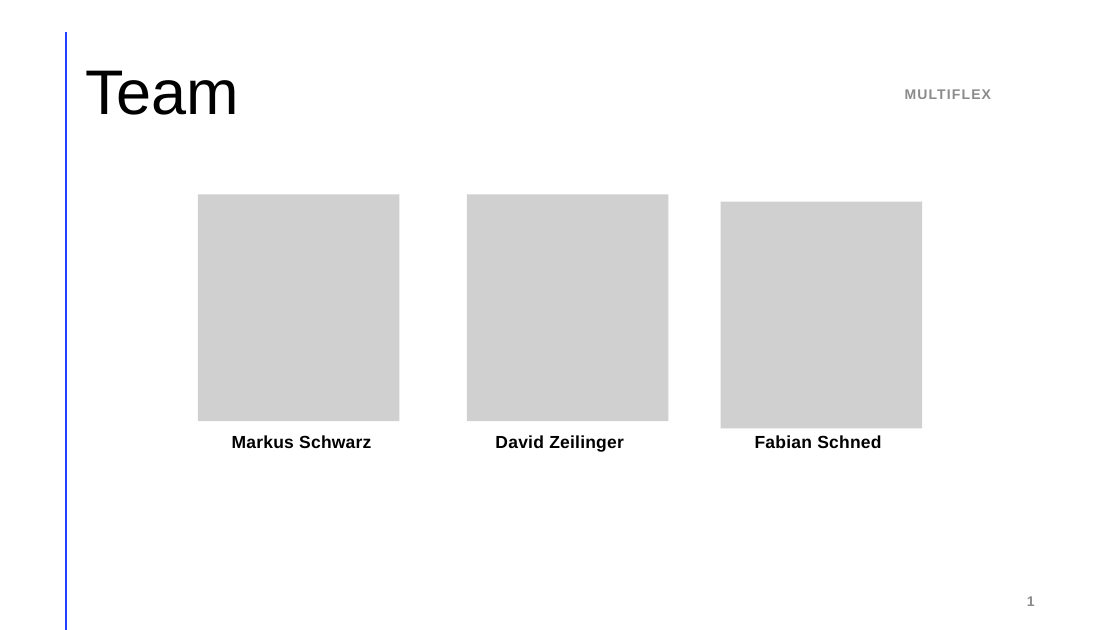
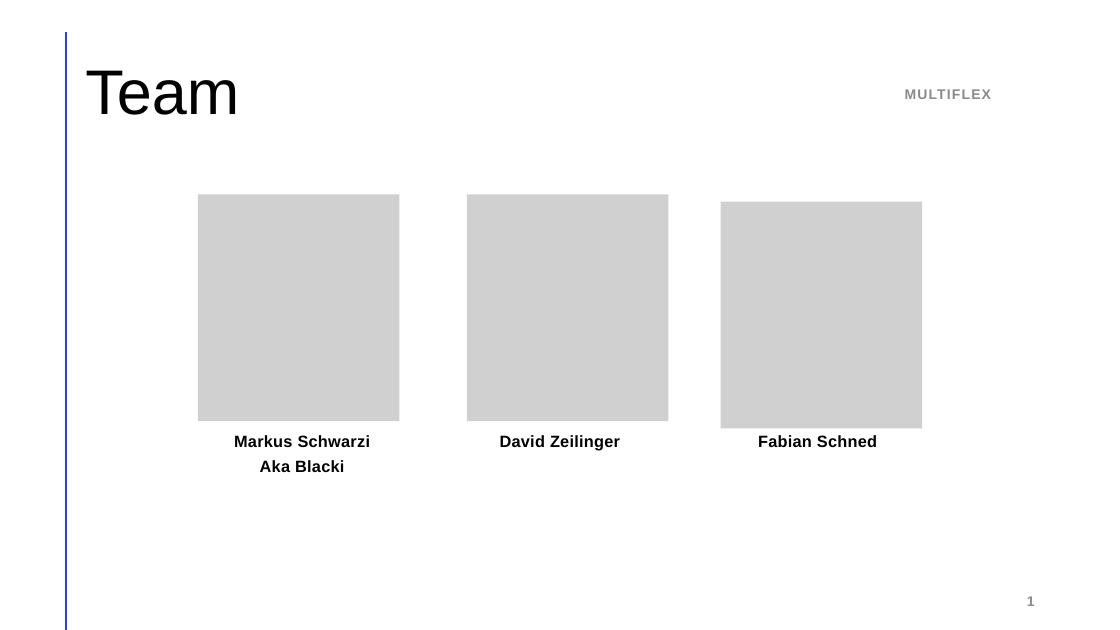
Before and after one commit to LegitesMax/multiflexlbkv, a slide deck: slide 3 of Präsentation/ProjectAward-DIPLO.pptx. Drawn at 1120x630 pixels with LibreOffice and Linux fonts; fonts in the diff are those of the drawing; grey boxes stand for pictures. Boxes give left, top, right and bottom in pixels: in the first picture for what was removed or moved away, otherwise in the second. Text is boxed around its words. In the diff, an @@ line names an element or a change of style, - is before the commit and + after.

Commit message:
fix markus name

```diff
--- a/Präsentation/ProjectAward-DIPLO.pptx
+++ b/Präsentation/ProjectAward-DIPLO.pptx
@@ text at box(234, 435, 371, 472): text changed; size 15 to 14 pt @@
-Markus Schwarz
+Markus Schwarzi
+Aka Blacki
@@ text "David Zeilinger" at box(500, 435, 620, 450): size 15 to 14 pt @@
@@ text "Fabian Schned" at box(758, 435, 877, 447): size 15 to 14 pt @@
```
